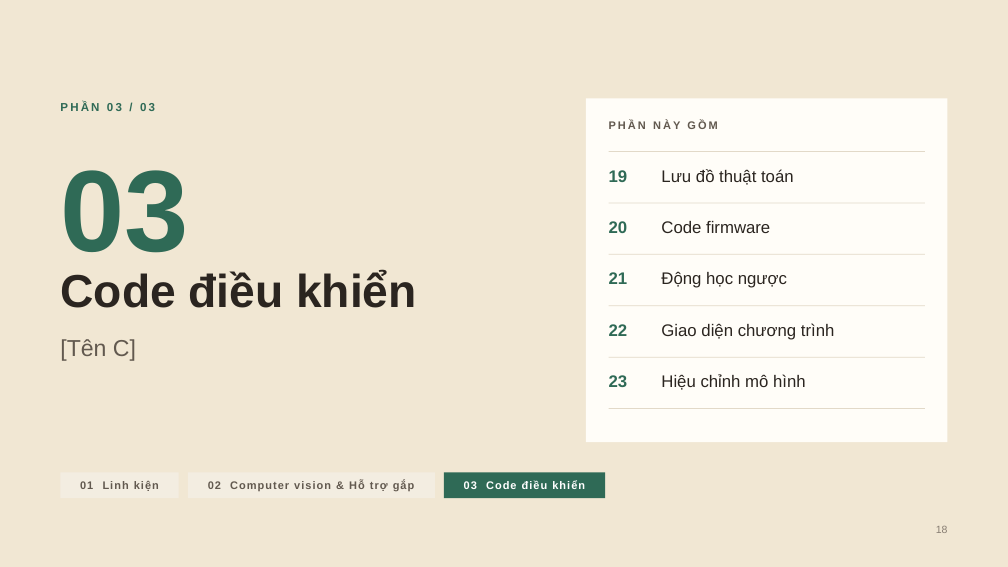
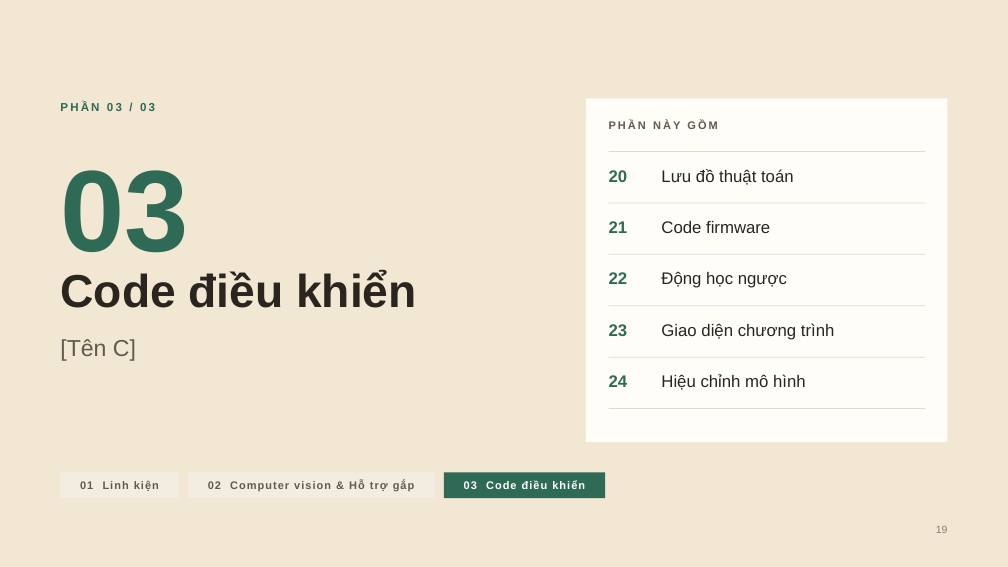
Before and after one commit to DuongNAD/Project_IoT, a slide deck: slide 19 of slides/Project_IoT_ThuyetTrinh.pptx (slide 18 before the commit). Drawn at 1008x567 pixels with LibreOffice and Linux fonts; fonts in the diff are those of the drawing. Boxes give left, top, right and bottom in pixels: in the first picture for what was removed or moved away, otherwise in the second. Text is boxed around its words. In the diff, an @@ line names an element or a change of style, - is before the commit and + after.

```diff
--- a/slides/Project_IoT_ThuyetTrinh.pptx
+++ b/slides/Project_IoT_ThuyetTrinh.pptx
@@ text removed at (609, 170, 628, 182) @@
-19
@@ 4 texts: place and size @@
-4 texts at (609, 221, 628, 387)
+4 texts at (609, 170, 628, 336)
@@ text added at (609, 375, 628, 387), 16 pt, text #2F6A56, bold @@
+24
```
Also in this commit, not shown: 14 other slides changed, 1 slide added, 35 other files.
